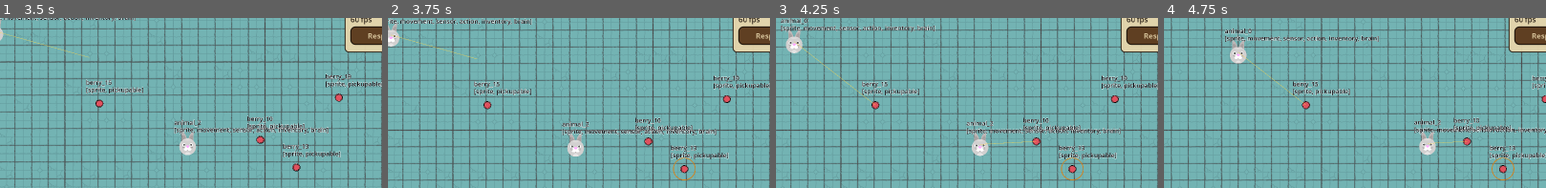
Above: before the commit, frames 1-4 (left to right).
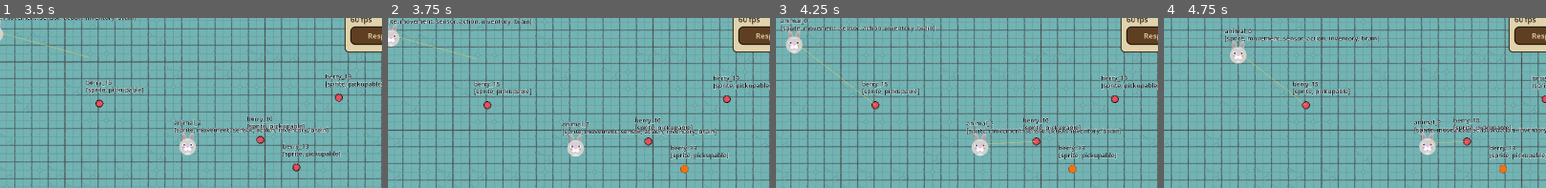
Above: after the commit, the same moments.

Repository: hafizosina/compilationpack
Game: Godot game, scene res://8. SimpleAiSystem/main.tscn
The game is run twice, just before and just after one commit, with the same random seed, the same clock (stepped at 60 frames per second) and the same inputs.
Inputs (mouse positions are % of the whole screen's width and height, from its top left):
- Up to frame 1 (3.5 s): click "Respawn (F5)" at 0.5 s; click "Respawn (F5)" at 1.25 s; click "Respawn (F5)" at 2 s; tap Enter at 2.75 s; move the mouse to (45, 70) at 2.77 s; hold Up (ui_up) from 2.78 s (still down); hold Shift (sprint) from 2.78 s (still down); click (45, 70) at 2.92 s
- Up to frame 2 (3.75 s): release Up (ui_up) at 3.5 s; release Shift (sprint) at 3.5 s; drag from (80, 65) to (41, 24) at 3.52 s
- Up to frame 3 (4.25 s): no input
- Up to frame 4 (4.75 s): move the mouse to (20, 35) at 4.27 s; hold Left (ui_left) from 4.28 s (still down); hold Shift (sprint) from 4.28 s (still down)
The pictures show only the part of the screen within x 42-92%, y 20-70%; the shares and areas given below are measured in that part.

Frame 1 is identical in both runs. In frame 2, 0.2% of the frame differs, in the area x 74-81%, y 82-96%; in frame 3, 0.2%; in frame 4, 0.2%.

Commit message:
fix(sim): keep sensor and reach circles readable at any camera zoom

Diff:
--- a/8. SimpleAiSystem/selection_marker.gd
+++ b/8. SimpleAiSystem/selection_marker.gd
@@ -1,22 +1,27 @@
 class_name SimSelectionMarker
 extends Node2D
 
-## Ring around the entity currently being inspected, plus its sensor and action
-## radii — the two distances the AI actually reasons about.
+## The two ranges the AI actually reasons about, drawn around the selected
+## entity: its sensor radius (what it can see) and its action radius (what it
+## can reach). A dot marks the centre so a selection stays findable when the
+## camera is pulled far out.
 ##
 ## Drawn here rather than on every entity because a circle per creature is
 ## unreadable with a whole population on screen, and it belongs to the
 ## selection, not the debug overlay, so it shows with labels switched off.
-##
-## It lives beside the entities rather than on them so a freed entity takes
-## nothing with it — the marker just stops tracking.
+## It also lives beside the entities rather than on them, so a freed entity
+## takes nothing with it — the marker just stops tracking.
 
-const RING_COLOR := Color(0.85, 0.5, 0.08, 0.95)
-const RING_RADIUS := 42.0
-const RING_WIDTH := 3.0
+const SENSOR_COLOR := Color(0.13, 0.52, 0.75, 0.75)
+const REACH_COLOR := Color(0.95, 0.45, 0.05, 0.95)
+const CENTRE_COLOR := Color(0.95, 0.45, 0.05, 0.95)
 
-const SENSOR_COLOR := Color(0.15, 0.55, 0.75, 0.5)
-const REACH_COLOR := Color(0.9, 0.35, 0.15, 0.7)
+## Line widths in SCREEN pixels — divided by the camera zoom before drawing, so
+## the circles stay just as readable pulled out over the whole map as they are
+## up close. Without that they thin to nothing at low zoom and look missing.
+const SENSOR_WIDTH := 2.5
+const REACH_WIDTH := 3.0
+const CENTRE_RADIUS := 4.0
 
 var _target: SimEntity
 var _sensor: SimSensorComponent
@@ -47,8 +52,15 @@
 func _draw() -> void:
 	if not is_instance_valid(_target):
 		return
-	draw_arc(Vector2.ZERO, RING_RADIUS, 0.0, TAU, 48, RING_COLOR, RING_WIDTH)
+	var scale_up := 1.0 / maxf(_camera_zoom(), 0.01)
 	if _sensor != null:
-		draw_arc(Vector2.ZERO, _sensor.radius, 0.0, TAU, 64, SENSOR_COLOR, 2.0)
+		draw_arc(Vector2.ZERO, _sensor.radius, 0.0, TAU, 72, SENSOR_COLOR, SENSOR_WIDTH * scale_up)
 	if _action != null:
-		draw_arc(Vector2.ZERO, _action.radius, 0.0, TAU, 48, REACH_COLOR, 2.0)
+		draw_arc(Vector2.ZERO, _action.radius, 0.0, TAU, 48, REACH_COLOR, REACH_WIDTH * scale_up)
+	draw_circle(Vector2.ZERO, CENTRE_RADIUS * scale_up, CENTRE_COLOR)
+
+## Draw scale of the active camera. Falls back to 1.0 outside the tree.
+func _camera_zoom() -> float:
+	if not is_inside_tree():
+		return 1.0
+	return get_viewport_transform().get_scale().x
